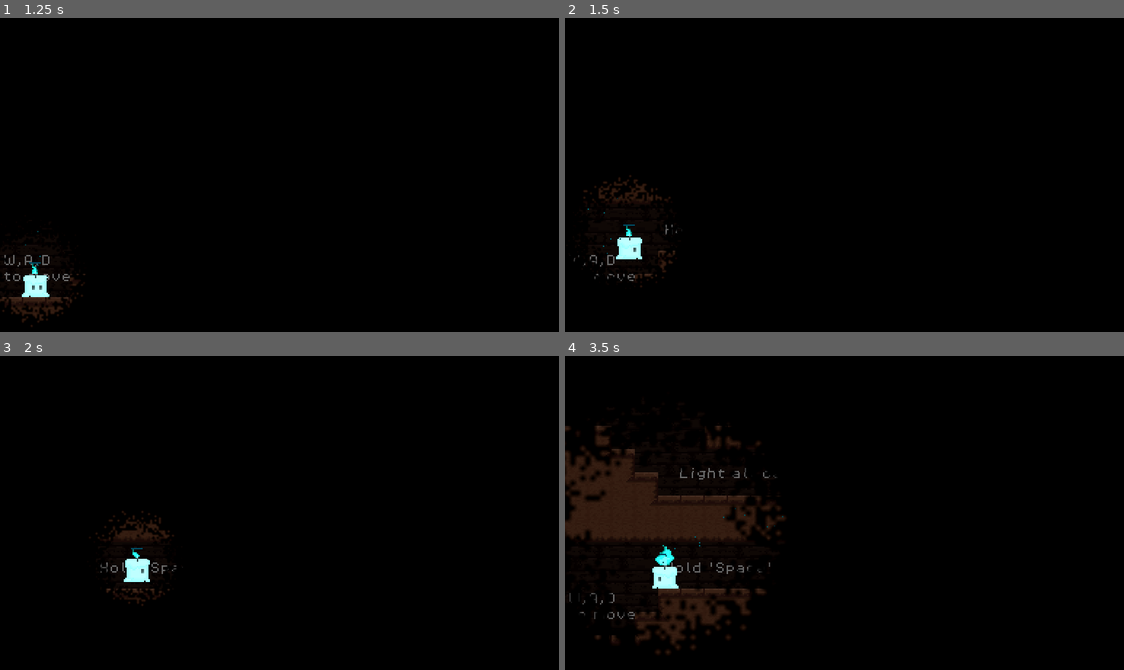
Above: before the commit, frames 1-4 (two rows, left to right).
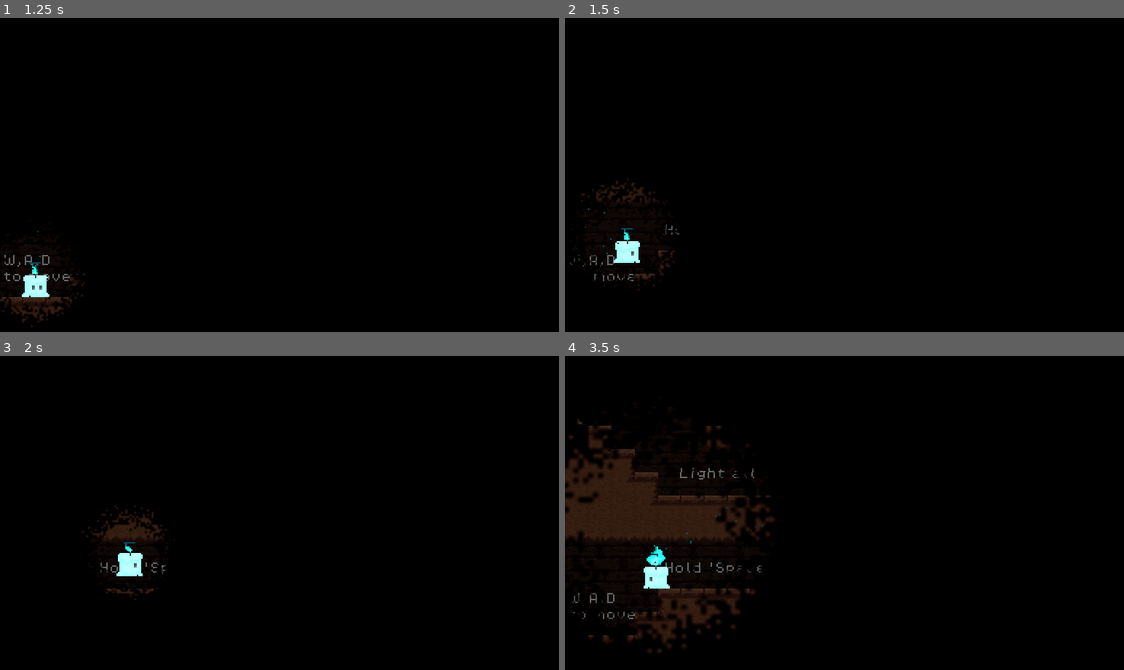
Above: after the commit, the same moments.

Repository: UlricBon/Unseen-Forces
Game: Godot game, scene res://Scene/game.tscn
Two runs of this game, one before a commit and one after it. Both use one fixed random seed, a clock stepped at 60 frames per second and the inputs below.
Inputs:
- Up to frame 1 (1.25 s): click "PLAY" at 0.5 s
- Up to frame 2 (1.5 s): hold D (Right) from 1.28 s (still down); tap W (Jump) at 1.35 s
- Up to frame 3 (2 s): keep holding D (Right); tap W (Jump) at 1.52, 1.82 s
- Up to frame 4 (3.5 s): tap E (Enter) at 2.1 s; tap W (Jump) at 2.27, 2.3, 2.57, 3.05 s; release D (Right) at 2.78 s; hold A (Left) from 2.78 s (still down); hold Space (Interact) from 2.78 s (still down)

Frame 1 is identical in both runs. In frame 2, 0.7% of the frame differs, in the area x 0-21%, y 50-87%; in frame 3, 0.9%; in frame 4, 3.0%, in the area x 0-40%, y 20-96%.
Error after the commit: Attempt to call function 'play' in base 'null instance' on a null instance. (res://Scripts/player.gd:63)

Commit message:
sd

Diff:
--- a/Scene/level8.tscn
+++ b/Scene/level8.tscn
@@ -1523,6 +1523,7 @@
 position = Vector2(-257, -85)
 
 [node name="CanvasModulate" type="CanvasModulate" parent="."]
+visible = false
 color = Color(0, 0, 0, 1)
 
 [node name="Torch" type="Node" parent="."]
--- a/Scene/player.tscn
+++ b/Scene/player.tscn
@@ -6,7 +6,6 @@
 [ext_resource type="Texture2D" uid="uid://cc82xvbdmgnco" path="res://assets/sprites/tallow_dead.png" id="4_m8m8g"]
 [ext_resource type="AudioStream" uid="uid://bib7qugxfd077" path="res://assets/sfx/wood_footstep.wav" id="5_236yo"]
 [ext_resource type="Texture2D" uid="uid://b40462075ryx2" path="res://Scene/FuelBar/fuelbar.png" id="6_4puhw"]
-[ext_resource type="AudioStream" uid="uid://bcbiluhsdup66" path="res://assets/sfx/jump.wav" id="7_aqori"]
 
 [sub_resource type="AtlasTexture" id="AtlasTexture_a64uq"]
 atlas = ExtResource("2_g1o0y")
@@ -390,8 +389,6 @@
 
 [node name="FootstepSFX" type="AudioStreamPlayer2D" parent="."]
 stream = ExtResource("5_236yo")
-volume_db = -5.0
-bus = &"SFX"
 
 [node name="CoyoteTimer" type="Timer" parent="."]
 one_shot = true
@@ -408,9 +405,5 @@
 value = 100.0
 texture_progress = ExtResource("6_4puhw")
 
-[node name="JumpSFX" type="AudioStreamPlayer2D" parent="."]
-stream = ExtResource("7_aqori")
-bus = &"SFX"
-
 [connection signal="timeout" from="SlowTimer" to="." method="_on_slow_timer_timeout"]
 [connection signal="timeout" from="CoyoteTimer" to="." method="_on_coyote_timer_timeout"]
Not shown: 1 places in Scene/player.tscn that only renumber resources
Not shown, added: assets/sfx/death.wav.import
Not shown, added: assets/sfx/pickup_match.wav.import
